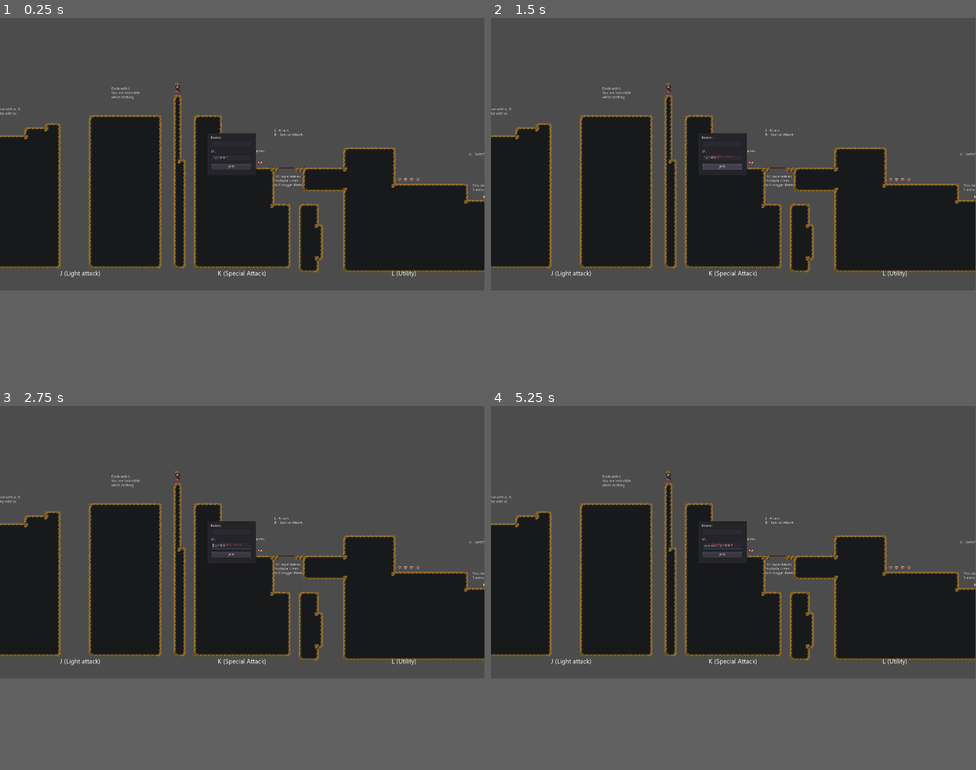
Above: before the commit, frames 1-4 (two rows, left to right).
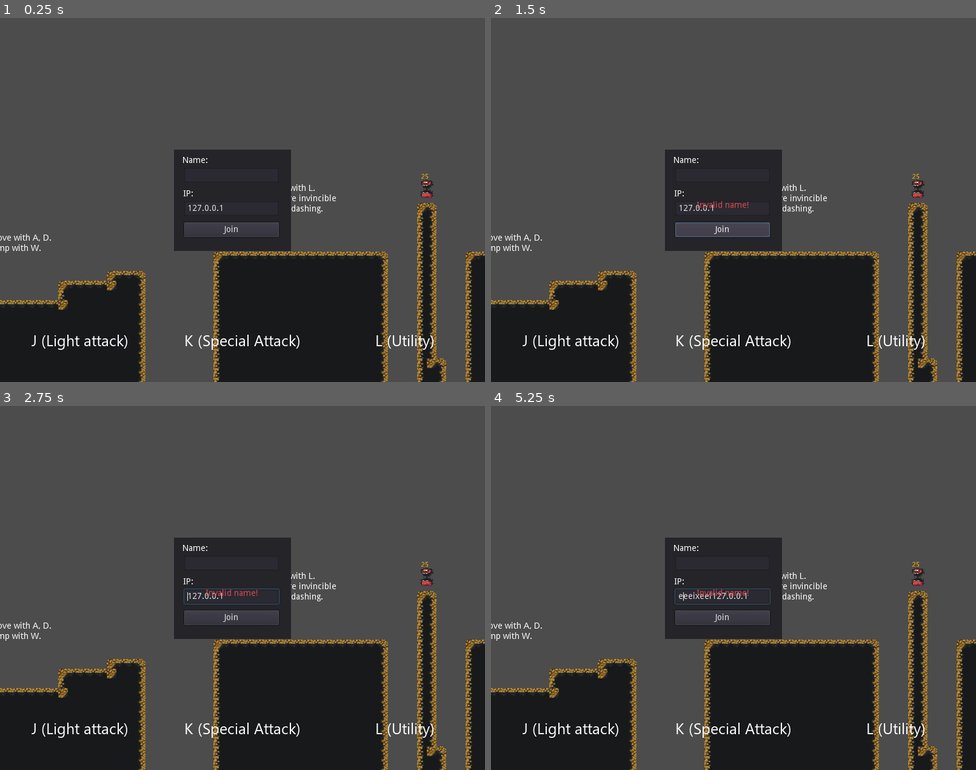
Above: after the commit, the same moments.

Repository: mirondorin/DQ-RL
Game: Godot game, scene res://scenes/SceneHandler.tscn
Same seed, same stepped clock (60 frames per second), same inputs: the game is played once before the commit and once after it.
Inputs (mouse positions are in pixels of both pictures, inside the frame that each line leads up to):
- Up to frame 1 (0.25 s): no input
- Up to frame 2 (1.5 s): tap E (interact) at 0.5 s; move the mouse to (840, 141) at 0.52 s; hold Right (ui_right) 0.53-1.25 s; hold I (hold_direction) 0.53-1.25 s; tap Up (ui_up) at 0.77 s; click "Join" at 1.25 s
- Up to frame 3 (2.75 s): move the mouse to (145, 555) at 2.02 s; hold Right (ui_right) from 2.03 s (still down); tap E (interact) at 2.1 s; tap Up (ui_up) at 2.27 s
- Up to frame 4 (5.25 s): tap E (interact) at 2.75, 3.5, 4.25, 5, 5.1 s; move the mouse to (782, 482) at 2.77 s; release Right (ui_right) at 2.78 s; hold Left (ui_left) 2.78-3.53 s; hold X (special_attack) 2.78-3.53 s; move the mouse to (709, 595) at 3.52 s; hold Right (ui_right) 3.53-5.03 s; tap L (utility) at 3.6 s; tap Up (ui_up) at 3.77, 4.52 s; move the mouse to (879, 584) at 4.27 s; hold I (hold_direction) 4.28-5.03 s; move the mouse to (588, 500) at 5.02 s; hold Left (ui_left) from 5.03 s (still down)
In our replay, the window is 799x449 before the commit and 800x600 after it. These sizes can differ from the game's own. Grey fills any space a smaller window leaves; there, only what the larger window draws over its background counts as a difference.

The runs differ from the first frame. In frame 1, 37% of the frame differs, in the area x 0-100%, y 0-100%; in frame 2, 37%; in frame 3, 37%; in frame 4, 37%.

Commit message:
Solved user position desynchronization

Diff:
--- a/project.godot
+++ b/project.godot
@@ -28,8 +28,7 @@
 
 [display]
 
-window/size/width=1920
-window/size/height=1080
+window/size/width=800
 
 [editor_plugins]
 
--- a/scenes/MainScene.tscn
+++ b/scenes/MainScene.tscn
@@ -15,7 +15,6 @@
 position = Vector2( -3676.5, -5886.09 )
 
 [node name="OtherPlayers" type="YSort" parent="YSort"]
-position = Vector2( 138, 78 )
 
 [node name="Mobs" type="YSort" parent="YSort"]
 position = Vector2( 36, 22 )
--- a/scripts/EnemySpawner.gd
+++ b/scripts/EnemySpawner.gd
@@ -47,7 +47,8 @@
 
 func spawn():
 	if current_spawns < max_spawns or max_spawns == 0:
-		do_spawn()
+#		do_spawn()
+		print("Spawning")
 
 
 func start_spawn():
--- a/scripts/Players/PlayableCharacter.gd
+++ b/scripts/Players/PlayableCharacter.gd
@@ -49,6 +49,7 @@
 
 
 func _physics_process(delta):
+	print(position)
 	MovementLoop(delta)
 	DefinePlayerState()
 
--- a/scripts/Players/PlayableCharacterTemplate.gd
+++ b/scripts/Players/PlayableCharacterTemplate.gd
@@ -8,6 +8,8 @@
 	pass # Replace with function body.
 
 func MovePlayer(new_position):
+	print(new_position)
+	position = new_position
 	set_position(new_position)
 
 
@@ -17,4 +19,4 @@
 
 func set_start_position(pos):
 	position = pos
-	start_position = position
+	start_position = pos
Not shown, added: GD_Client.exe
Not shown, added: GD_Client.pck
Not shown, added: open_2_clients.bat
